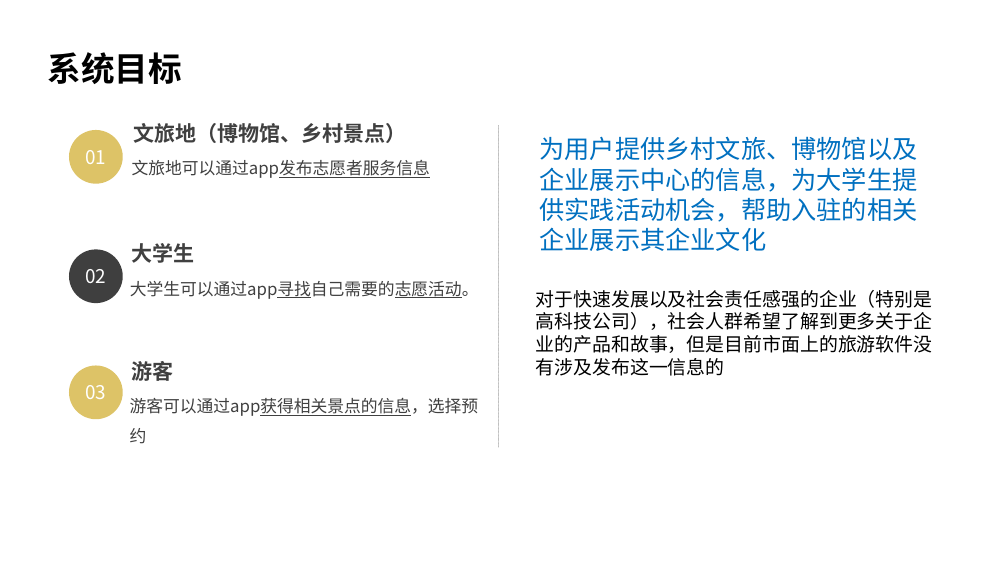
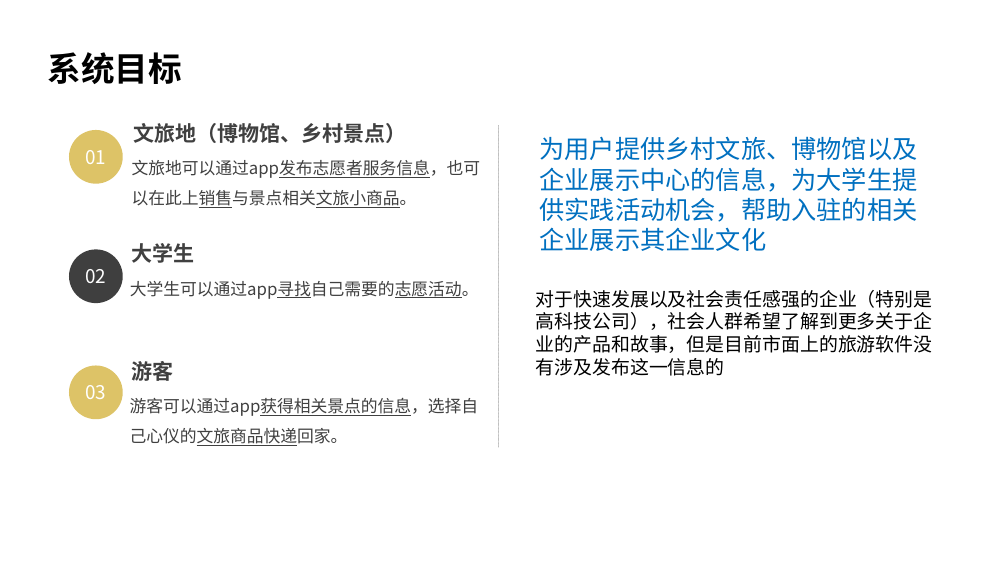
Before and after one commit to scxdhr020629/SE2022-G09, a slide deck: slide 3 of item/需求分析/SE2022_G09_需求分析.pptx (slide 4 before the commit). Drawn at 1008x567 pixels with LibreOffice and Linux fonts; fonts in the diff are those of the drawing; background and template pictures are left out. Boxes give left, top, right and bottom in pixels: in the first picture for what was removed or moved away, otherwise in the second. Text is boxed around its words. In the diff, an @@ line names an element or a change of style, - is before the commit and + after.

```diff
--- a/item/需求分析/SE2022_G09_需求分析.pptx
+++ b/item/需求分析/SE2022_G09_需求分析.pptx
@@ text at [132, 160, 481, 208]: text changed @@
-文旅地可以通过app发布志愿者服务信息
+文旅地可以通过app发布志愿者服务信息，也可以在此上销售与景点相关文旅小商品。
@@ text at [130, 398, 479, 446]: text changed @@
-游客可以通过app获得相关景点的信息，选择预约
+游客可以通过app获得相关景点的信息，选择自己心仪的文旅商品快递回家。
```
Also in this commit, not shown: 9 other slides changed, 2 slides removed, 7 other files.
